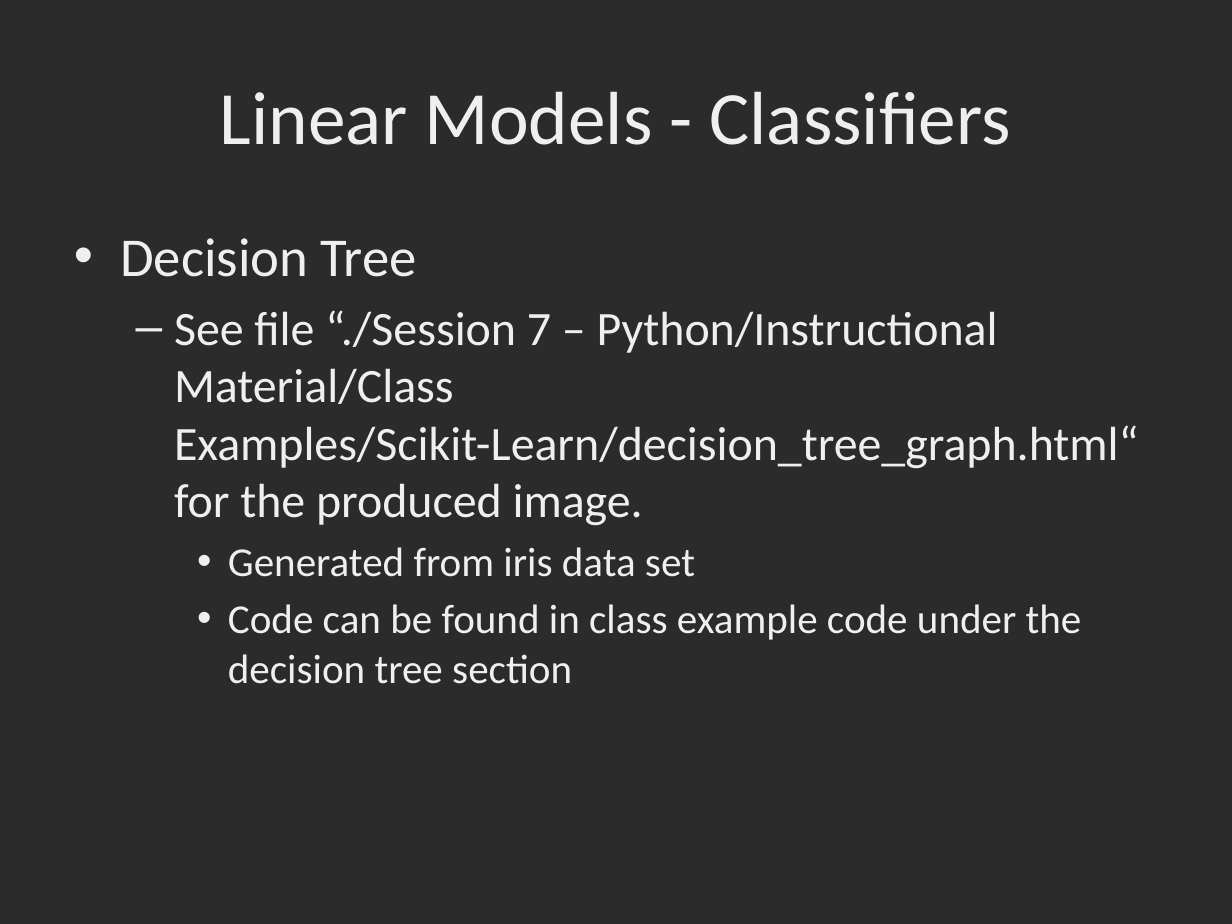
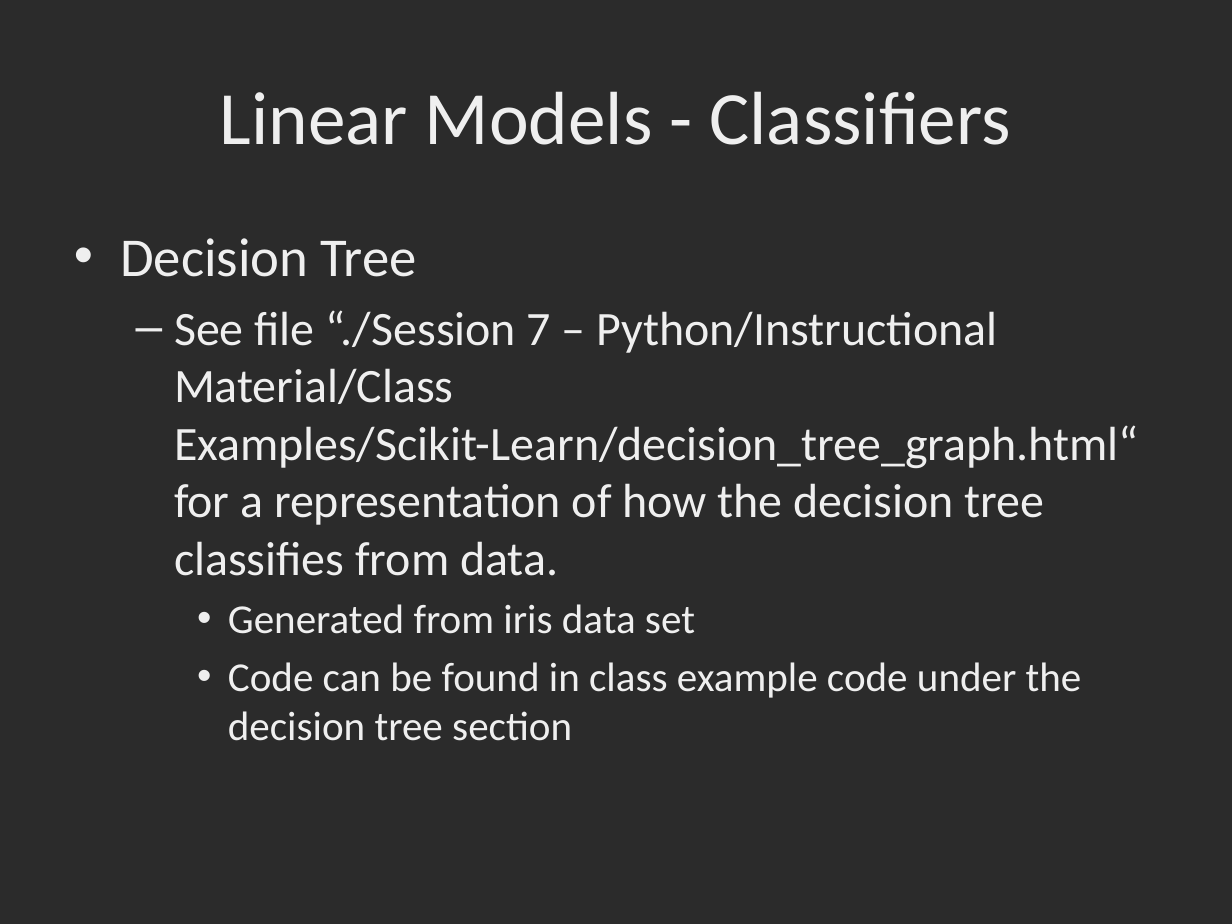
Before and after one commit to dbowmans46/PracticalProgramming, a slide deck: slide 43 of Session 7 - Python/Instructional Material/Session 7 - Python Brief Intro to Machine Learning with Scikit Learn.pptx (slide 41 before the commit). Drawn at 1232x924 pixels with LibreOffice and Linux fonts; fonts in the diff are those of the drawing; background and template pictures are left out; a plain dark background stands for a picture behind light text. Boxes give left, top, right and bottom in pixels: in the first picture for what was removed or moved away, otherwise in the second. Text is boxed around its words. In the diff, an @@ line names an element or a change of style, - is before the commit and + after.

Commit message:
Additional slides on regressors and regularization, added helper class for model accuracy output, implemented helper class.

```diff
--- a/Session 7 - Python/Instructional Material/Session 7 - Python Brief Intro to Machine Learning with Scikit Learn.pptx
+++ b/Session 7 - Python/Instructional Material/Session 7 - Python Brief Intro to Machine Learning with Scikit Learn.pptx
@@ text at (x1=174, y1=310, x2=1139, y2=576): text changed @@
-  – See file “./Session 7 – Python/Instructional Material/Class Examples/Scikit-Learn/decision_tree_graph.html“ for the produced image.
+  – See file “./Session 7 – Python/Instructional Material/Class Examples/Scikit-Learn/decision_tree_graph.html“ for a representation of how the decision tree classifies from data.
```
Also in this commit, not shown: 6 other slides changed, 10 slides added, 2 other files.
